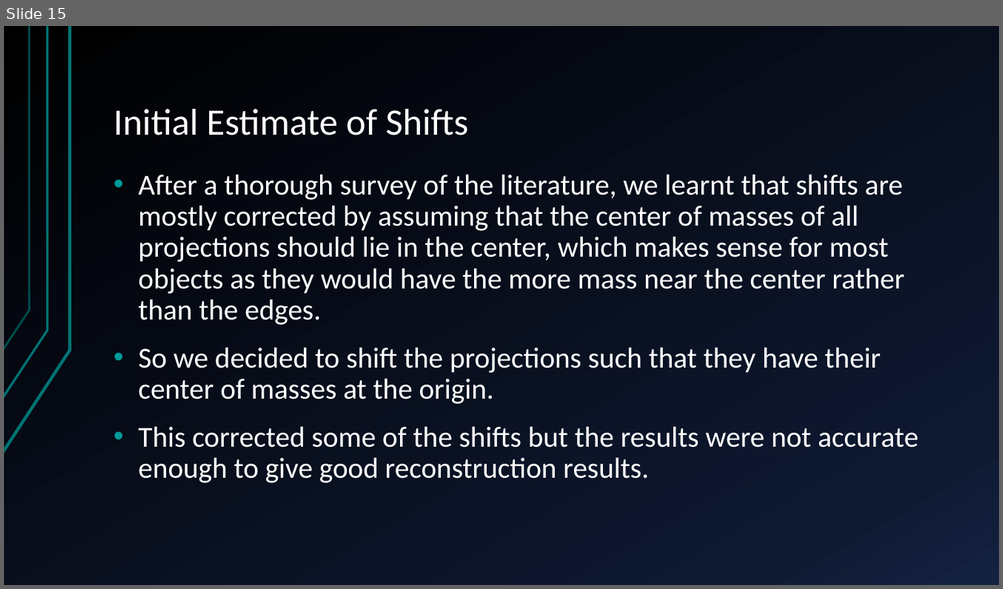
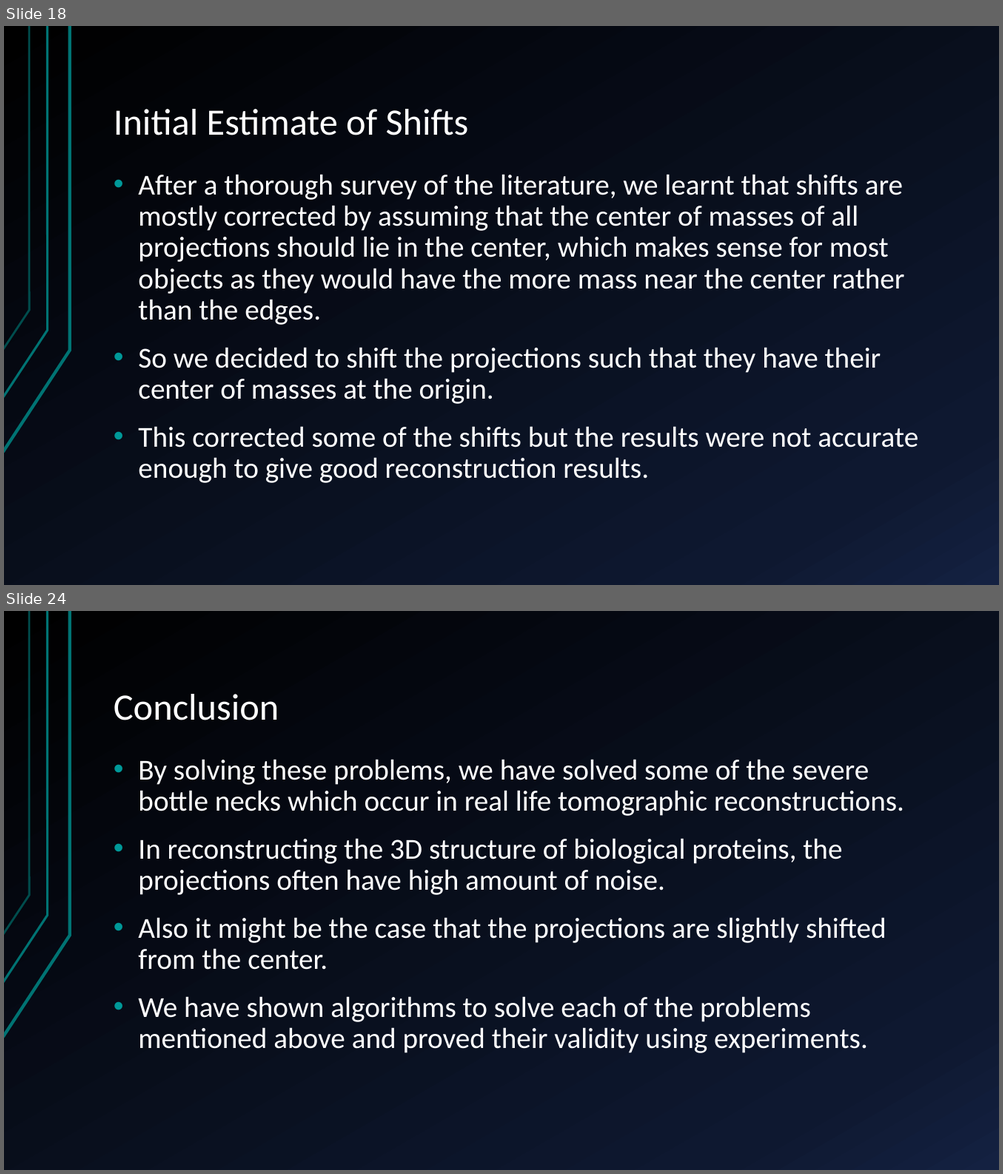
Before and after one commit to arunabh98/Noise-and-Outlier-Resistant-Tomographic-Reconstruction-under-Unknown-Viewing-Parameters, a slide deck: results/RnD Presentation.pptx. Shown one above the other, each under a label of ours: slide 15 before the commit, slides 18 and 24 after it; the slides between them are not shown. The pictures are 1003x589 and 1003x1174 pixels, drawn with LibreOffice and Linux fonts; fonts in the diff are those of the drawing. Boxes give left, top, right and bottom in pixels: in the first picture for what was removed or moved away, otherwise in the second. Text is boxed around its words. In the diff, an @@ line names an element or a change of style, - is before the commit and + after.

```diff
--- a/results/RnD Presentation.pptx
+++ b/results/RnD Presentation.pptx
@@ slide 24 added at (4, 611, 999, 1170), background gradient #000000 to #0F1931 to #142242; not listed: 3 template elements that a slide beside it also shows @@
@@ title added at (114, 694, 279, 721), 36 pt, text #FFFFFF @@
+Conclusion
@@ text added at (138, 759, 904, 1054), 28 pt, text #FFFFFF @@
+• By solving these problems, we have solved some of the severe bottle necks which occur in real life tomographic reconstructions.
+• In reconstructing the 3D structure of biological proteins, the projections often have high amount of noise.
+• Also it might be the case that the projections are slightly shifted from the center.
+• We have shown algorithms to solve each of the problems mentioned above and proved their validity using experiments.
@@ what was slide 15 is now slide 18 @@
```
Also in this commit, not shown: 9 slides changed, 8 other slides added, 1 slide removed, 11 other files.
